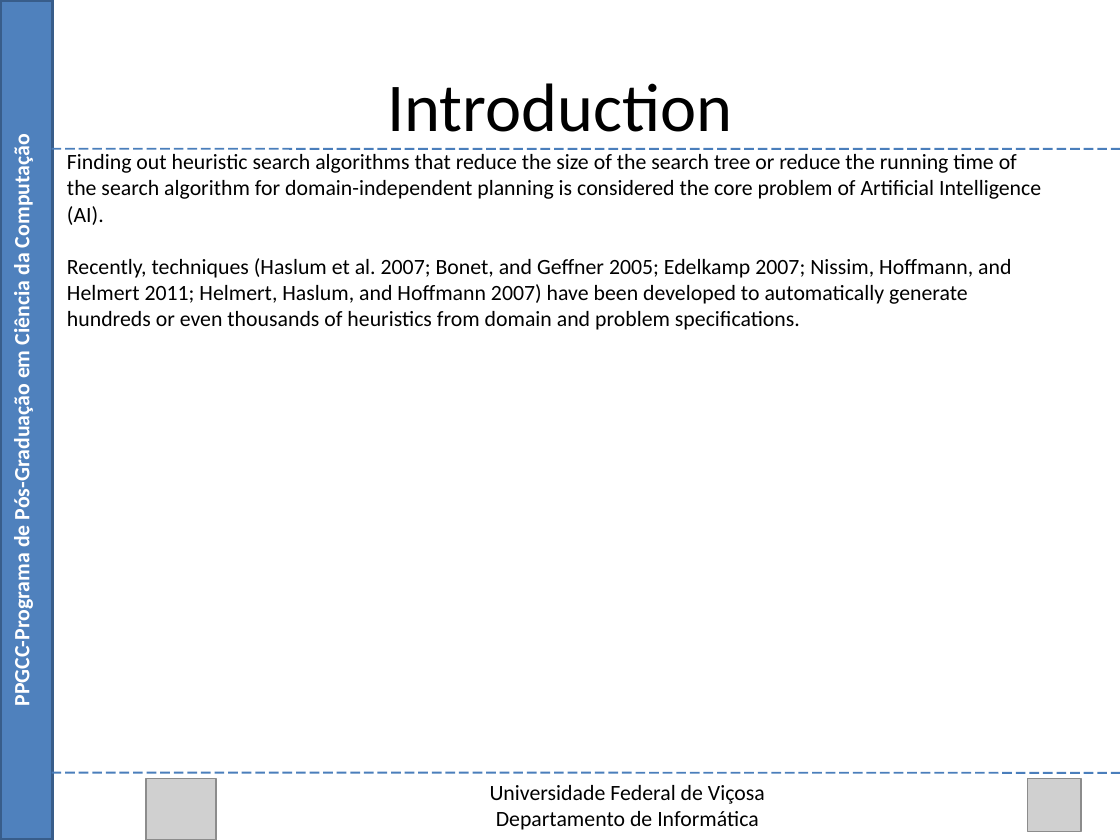
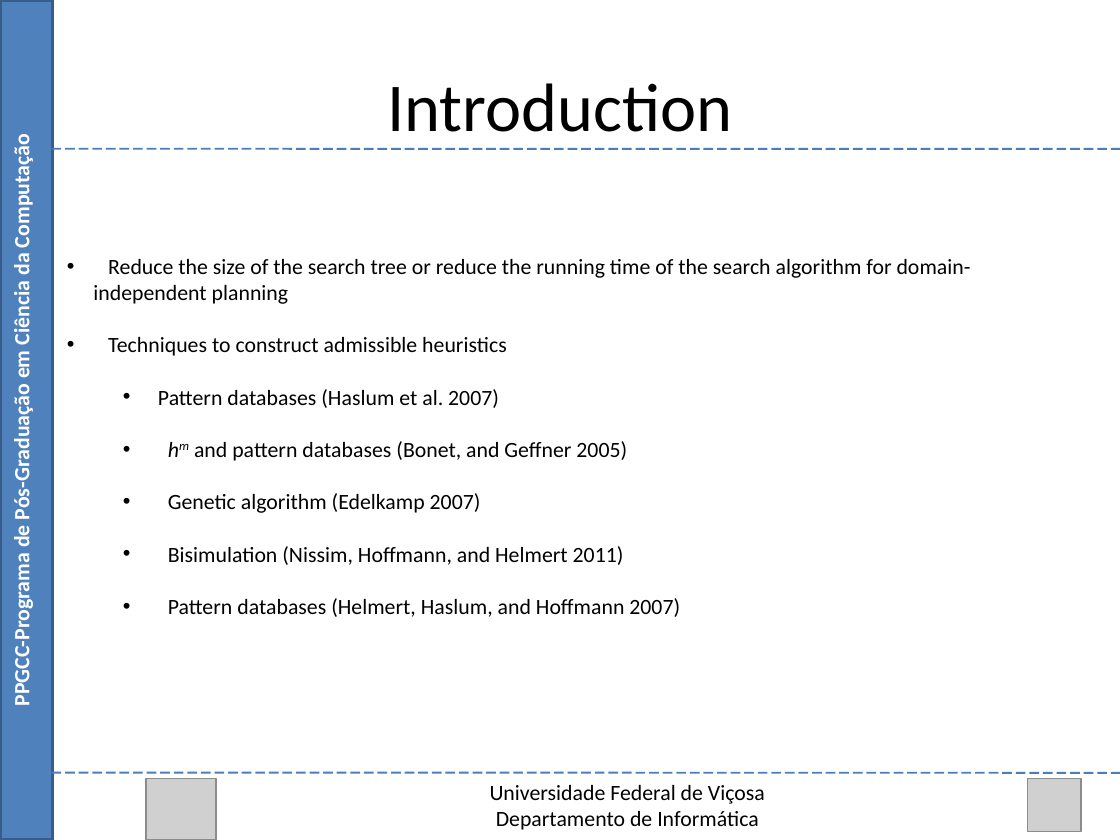
Before and after one commit to Marvinsky/research-marvin, a slide deck: slide 3 of latex/odp/selection heuristics.odp (slide 4 before the commit). Drawn at 1120x840 pixels with LibreOffice and Linux fonts; fonts in the diff are those of the drawing; grey boxes stand for pictures. Boxes give left, top, right and bottom in pixels: in the first picture for what was removed or moved away, otherwise in the second. Text is boxed around its words. In the diff, an @@ line names an element or a change of style, - is before the commit and + after.

```diff
--- a/latex/odp/selection heuristics.odp
+++ b/latex/odp/selection heuristics.odp
@@ text at <box>93,259,971,617</box>: text changed @@
-Finding out heuristic search algorithms that reduce the size of the search tree or reduce the running time of the search algorithm for domain-independent planning is considered the core problem of Artificial Intelligence (AI).
-Recently, techniques (Haslum et al. 2007; Bonet, and Geffner 2005; Edelkamp 2007; Nissim, Hoffmann, and Helmert 2011; Helmert, Haslum, and Hoffmann 2007) have been developed to automatically generate hundreds or even thousands of heuristics from domain and problem specifications.
+• Reduce the size of the search tree or reduce the running time of the search algorithm for domain-independent planning
+• Techniques to construct admissible heuristics
+  • Pattern databases (Haslum et al. 2007)
+  • hm and pattern databases (Bonet, and Geffner 2005)
+  • Genetic algorithm (Edelkamp 2007)
+  • Bisimulation (Nissim, Hoffmann, and Helmert 2011)
+  • Pattern databases (Helmert, Haslum, and Hoffmann 2007)
```
Also in this commit, not shown: 9 other slides changed, 8 slides removed, 3 other files.
